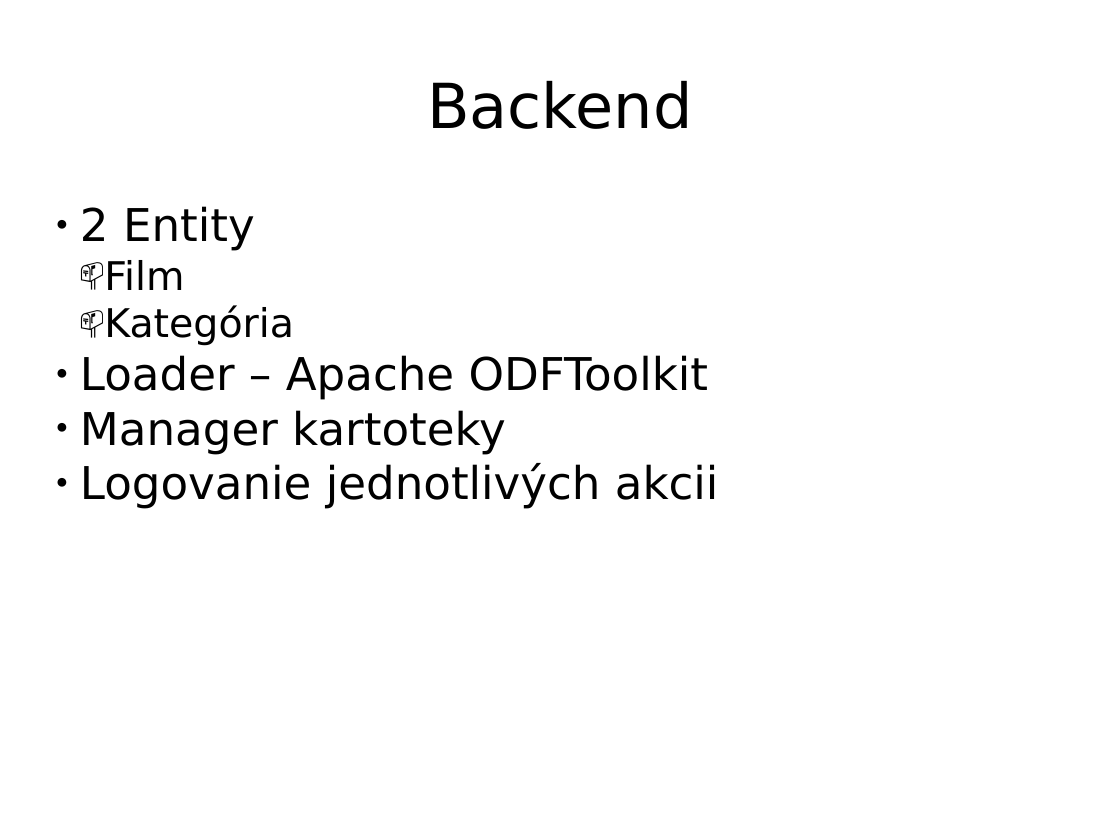
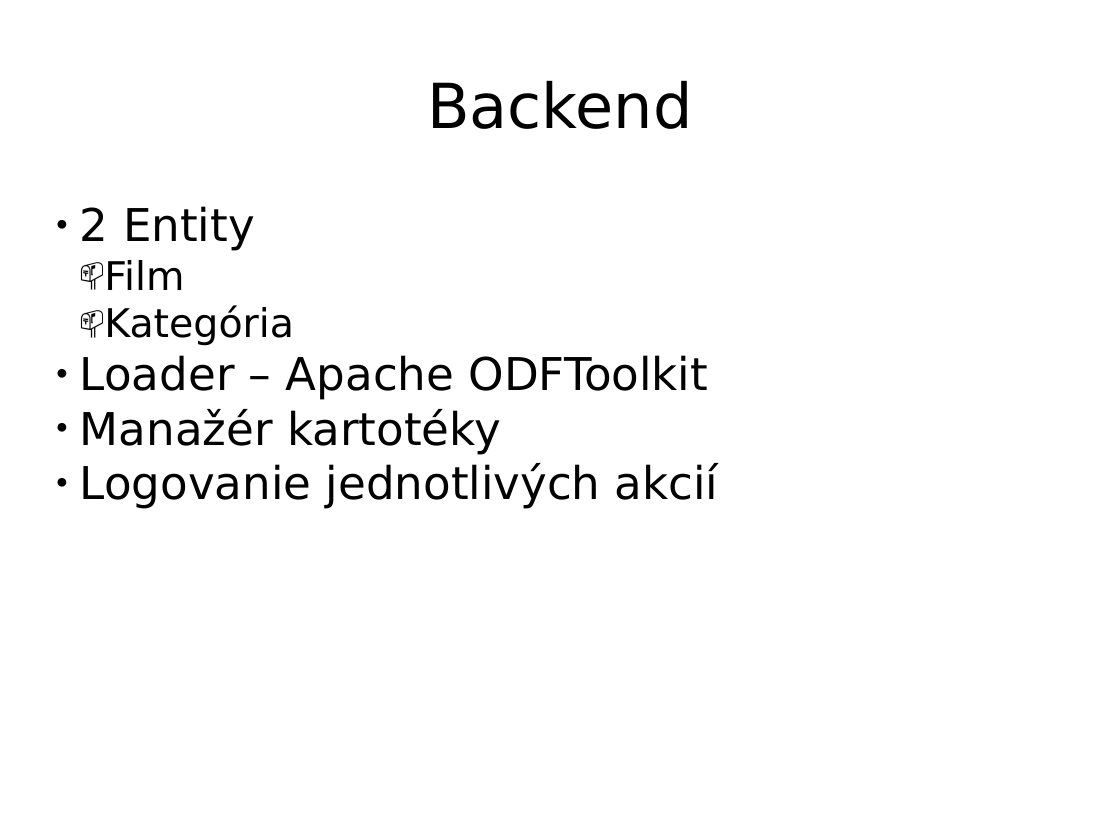
Before and after one commit to pestanko/PB138---Kartoteka, a slide deck: slide 6 of doc/presentation/Prezentacia.pptx. Drawn at 1120x840 pixels with LibreOffice and Linux fonts; fonts in the diff are those of the drawing. Boxes give left, top, right and bottom in pixels: in the first picture for what was removed or moved away, otherwise in the second. Text is boxed around its words. In the diff, an @@ line names an element or a change of style, - is before the commit and + after.

```diff
--- a/doc/presentation/Prezentacia.pptx
+++ b/doc/presentation/Prezentacia.pptx
@@ text at <box>80,409,719,509</box>: text changed @@
-● Manager kartoteky
-● Logovanie jednotlivých akcii
+● Manažér kartotéky
+● Logovanie jednotlivých akcií
```
Also in this commit, not shown: 8 other slides changed, 1 slide removed, 4 other files.
